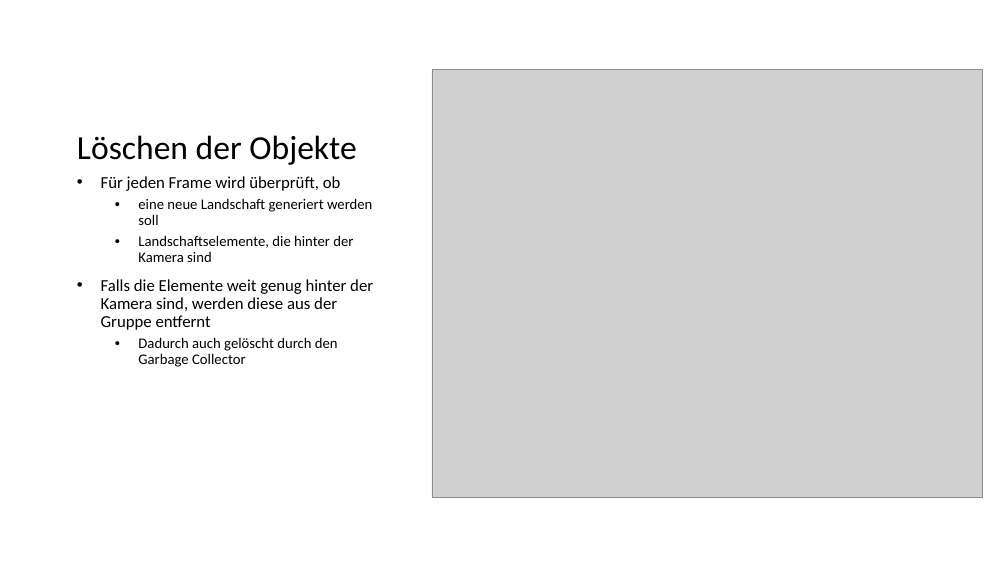
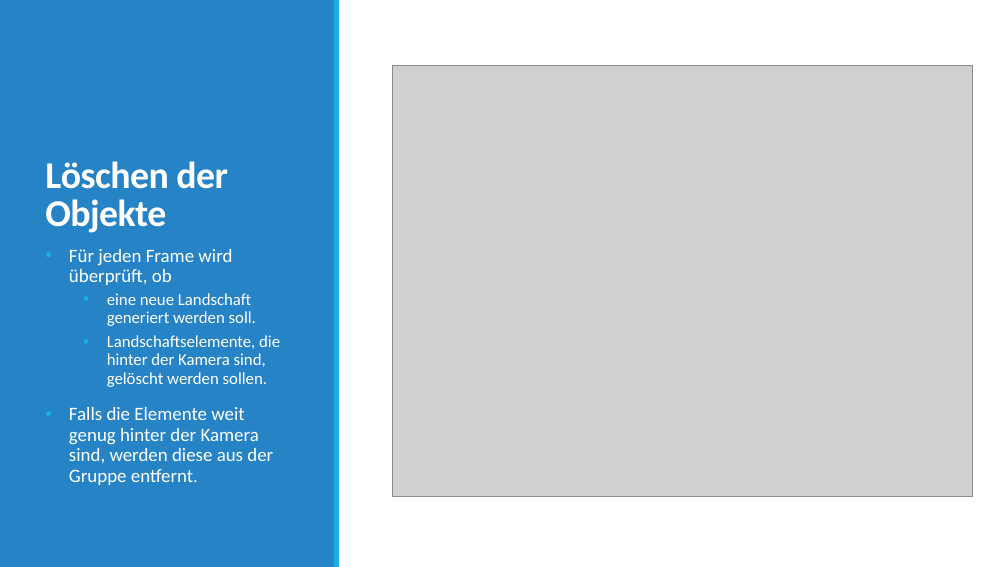
Before and after one commit to JanNiclasRuppenthal/SP_Portfolio01, a slide deck: slide 10 of slides/Portfolio01_Slides.pptx. Drawn at 1008x567 pixels with LibreOffice and Linux fonts; fonts in the diff are those of the drawing; grey boxes stand for pictures. Boxes give left, top, right and bottom in pixels: in the first picture for what was removed or moved away, otherwise in the second. Text is boxed around its words. In the diff, an @@ line names an element or a change of style, - is before the commit and + after.

```diff
--- a/slides/Portfolio01_Slides.pptx
+++ b/slides/Portfolio01_Slides.pptx
@@ rectangle added at (0,0,335,567), fill #2683C6 @@
@@ rectangle added at (334,0,340,567), fill #1CADE4 @@
@@ title "Löschen der Objekte": place and size @@
-title "Löschen der Objekte" at (77,135,356,165)
+title "Löschen der Objekte" at (45,161,228,233)
@@ title "Löschen der Objekte" at (45,161,228,233): size 32 to 36 pt, text colour #000000 to #FFFFFF, letter spacing 0 to -0.5 pt, bold on; line spacing 0.9 to 0.85 @@
@@ picture: place and size @@
-picture at (432,70,982,498)
+picture at (392,65,972,496)
@@ text "Für jeden Frame wird überprüft, ...": place and size @@
-text "Für jeden Frame wird überprüft, ..." at (101,176,373,367)
+text "Für jeden Frame wird überprüft, ..." at (69,249,280,485)
@@ text at (69,249,232,285): size 16 to 18 pt, text colour #000000 to #FFFFFF in "Für jeden Frame wird überprüft, ob"; more space between paragraphs @@
@@ text at (69,293,280,485): text changed; size 14 to 16 pt; text colour #000000 to #FFFFFF @@
-  • eine neue Landschaft generiert werden soll
-  • Landschaftselemente, die hinter der Kamera sind
-• Falls die Elemente weit genug hinter der Kamera sind, werden diese aus der Gruppe entfernt
-  • Dadurch auch gelöscht durch den Garbage Collector
+  • eine neue Landschaft generiert werden soll.
+  • Landschaftselemente, die hinter der Kamera sind, gelöscht werden sollen.
+• Falls die Elemente weit genug hinter der Kamera sind, werden diese aus der Gruppe entfernt.
```
Also in this commit, not shown: 11 other slides changed, 1 slide added, 1 slide removed, 2 other files.
